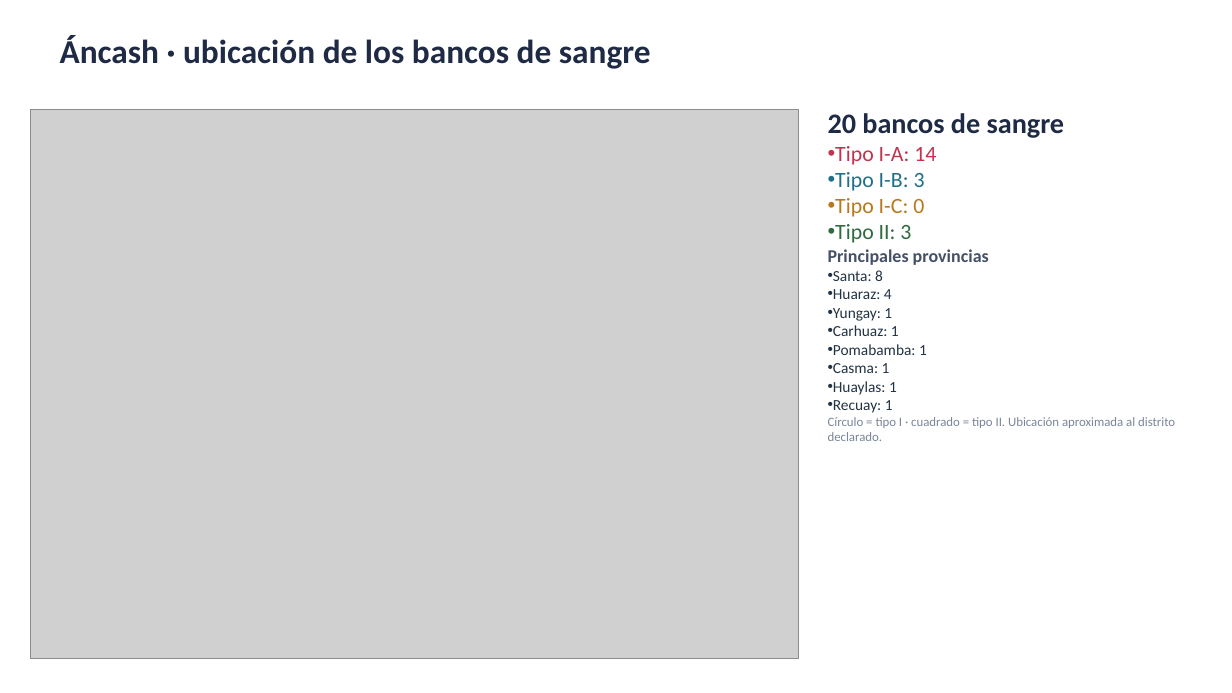
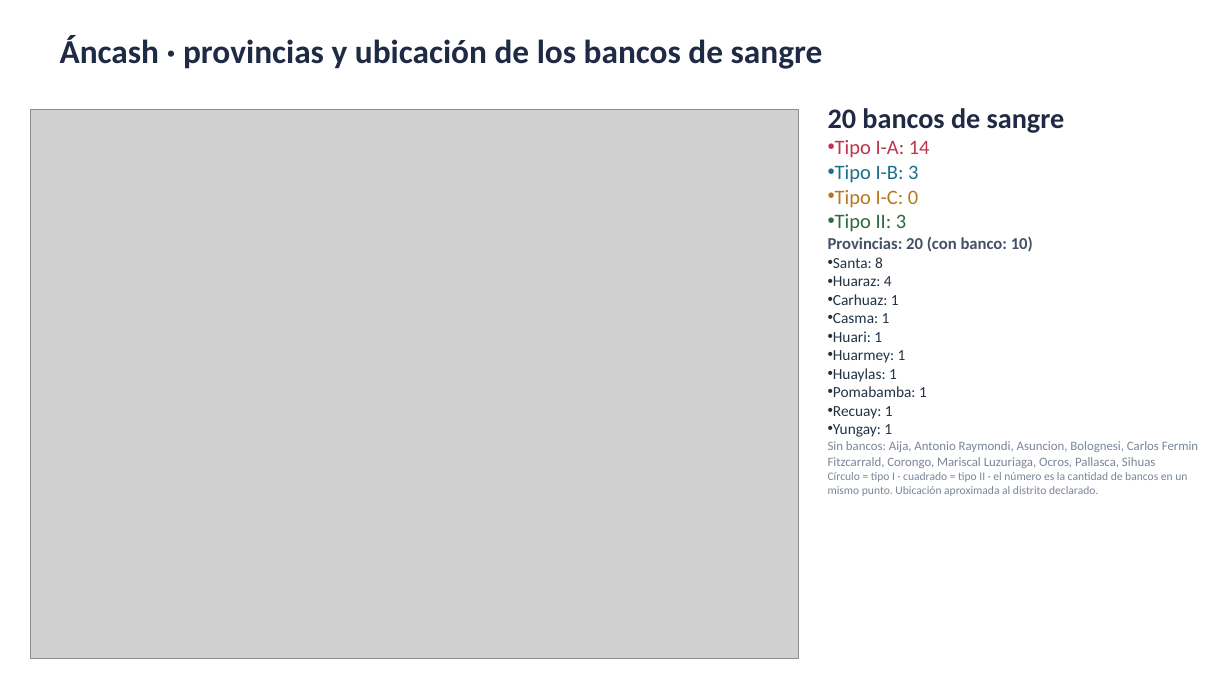
Before and after one commit to rojasarca-code/geolocalizacion-bancos-sangre-diban, a slide deck: slide 6 of datos/Bancos_de_sangre_por_region.pptx. Drawn at 1232x693 pixels with LibreOffice and Linux fonts; fonts in the diff are those of the drawing; grey boxes stand for pictures. Boxes give left, top, right and bottom in pixels: in the first picture for what was removed or moved away, otherwise in the second. Text is boxed around its words. In the diff, an @@ line names an element or a change of style, - is before the commit and + after.

```diff
--- a/datos/Bancos_de_sangre_por_region.pptx
+++ b/datos/Bancos_de_sangre_por_region.pptx
@@ text at (60, 35, 823, 69): text changed @@
-Áncash · ubicación de los bancos de sangre
+Áncash · provincias y ubicación de los bancos de sangre
@@ text at (835, 140, 930, 232): size 17 to 16 pt in "Tipo I-A: 14", "Tipo I-B: 3", "Tipo I-C: 0", "Tipo II: 3" @@
@@ text at (828, 237, 1033, 252): text changed; size 14 to 13 pt @@
-Principales provincias
+Provincias: 20 (con banco: 10)
@@ text at (833, 294, 927, 419): paragraphs added @@
+• Carhuaz: 1
+• Casma: 1
+• Huari: 1
+• Huarmey: 1
+• Huaylas: 1
+• Pomabamba: 1
+• Recuay: 1
@@ text at (828, 441, 1198, 496): text changed @@
-• Carhuaz: 1
-• Pomabamba: 1
-• Casma: 1
-• Huaylas: 1
-• Recuay: 1
-Círculo = tipo I · cuadrado = tipo II. Ubicación aproximada al distrito declarado.
+Sin bancos: Aija, Antonio Raymondi, Asuncion, Bolognesi, Carlos Fermin Fitzcarrald, Corongo, Mariscal Luzuriaga, Ocros, Pallasca, Sihuas
+Círculo = tipo I · cuadrado = tipo II · el número es la cantidad de bancos en un mismo punto. Ubicación aproximada al distrito declarado.
```
Also in this commit, not shown: 24 other slides changed.
